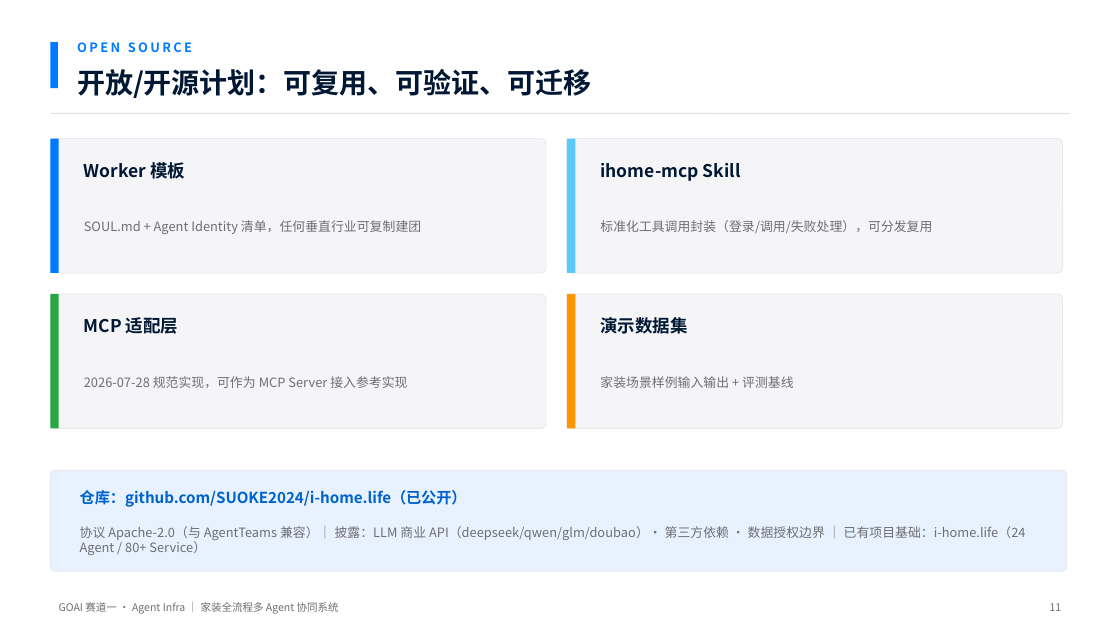
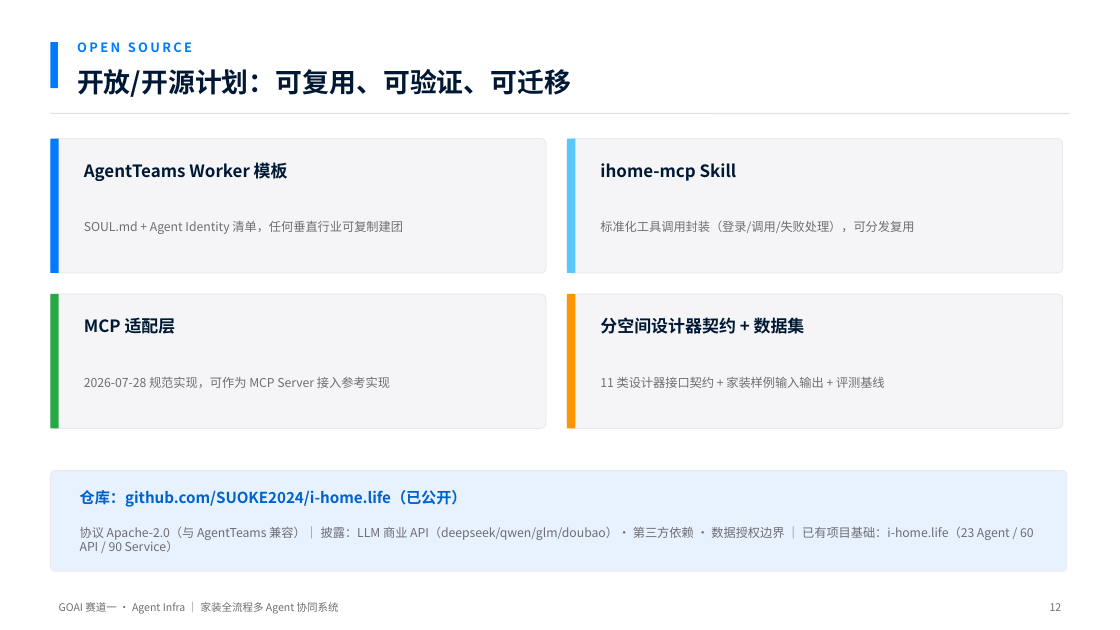
Before and after one commit to SUOKE2024/i-home.life, a slide deck: slide 12 of goai-agent-infra/ppt/GOAI初赛-家装全流程多Agent协同系统.pptx (slide 11 before the commit). Drawn at 1120x630 pixels with LibreOffice and Linux fonts; fonts in the diff are those of the drawing. Boxes give left, top, right and bottom in pixels: in the first picture for what was removed or moved away, otherwise in the second. Text is boxed around its words. In the diff, an @@ line names an element or a change of style, - is before the commit and + after.

Commit message:
docs(goai): 初赛材料 v2 — 基于索克家居真实能力全景 + 2026 行业进展
- 作品简介/方案：23 Agent + 60 API + 90 Service 全流程真实能力
  （总控编排/AR测量/设计域/VR/CAD/BIM/语音/智能家居）
- PPT 升级 13 页：行业背景（2026白皮书空间智能三能力+竞品对标）
  + 能力全景 + Orchestrator×AgentTeams 映射 + 设计域交付物
- Agent Identity 清单扩展至 8 Worker ↔ 真实 Agent 映射

```diff
--- a/goai-agent-infra/ppt/GOAI初赛-家装全流程多Agent协同系统.pptx
+++ b/goai-agent-infra/ppt/GOAI初赛-家装全流程多Agent协同系统.pptx
@@ text "开放/开源计划：可复用、可验证、可迁移" at <box>77,69,571,97</box>: size 24 to 23 pt @@
@@ text at <box>84,160,288,183</box>: text changed; size 15 to 14.5 pt @@
-Worker 模板
+AgentTeams Worker 模板
@@ text "ihome-mcp Skill" at <box>600,163,737,181</box>: size 15 to 14.5 pt @@
@@ text "MCP 适配层" at <box>84,317,176,334</box>: size 15 to 14.5 pt @@
@@ text at <box>600,315,805,338</box>: text changed; size 15 to 14.5 pt @@
-演示数据集
+分空间设计器契约 + 数据集
@@ size 11 to 10.5 pt in 3 elements at <box>84,221,403,234</box>, <box>600,221,914,233</box>, <box>84,377,390,388</box> @@
@@ text at <box>600,377,885,388</box>: text changed; size 11 to 10.5 pt @@
-家装场景样例输入输出 + 评测基线
+11 类设计器接口契约 + 家装样例输入输出 + 评测基线
@@ text at <box>80,526,1034,552</box>: text changed; size 11 to 10.5 pt @@
-协议 Apache-2.0（与 AgentTeams 兼容）｜ 披露：LLM 商业 API（deepseek/qwen/glm/doubao）· 第三方依赖 · 数据授权边界 ｜ 已有项目基础：i-home.life（24 Agent / 80+ Service）
+协议 Apache-2.0（与 AgentTeams 兼容）｜ 披露：LLM 商业 API（deepseek/qwen/glm/doubao）· 第三方依赖 · 数据授权边界 ｜ 已有项目基础：i-home.life（23 Agent / 60 API / 90 Service）
```
Also in this commit, not shown: 6 other slides changed, 6 slides added, 5 slides removed, 4 other files.
